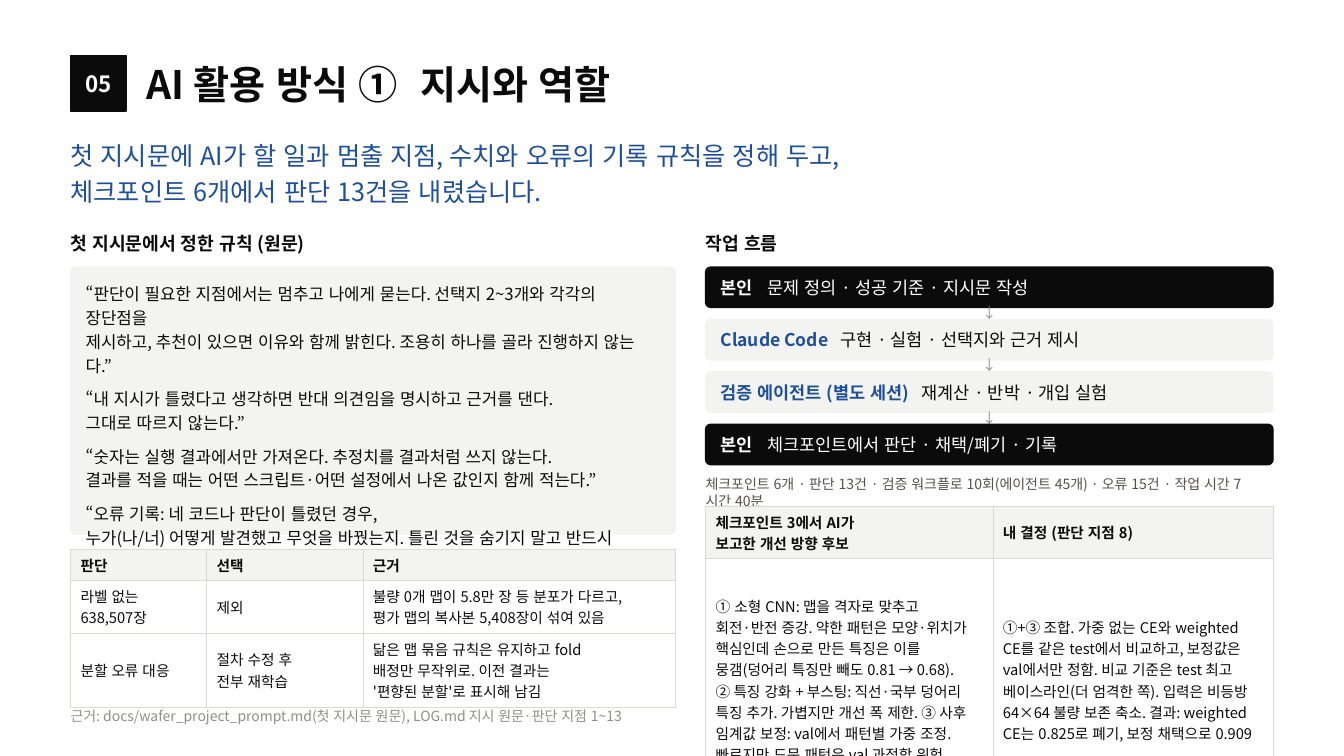
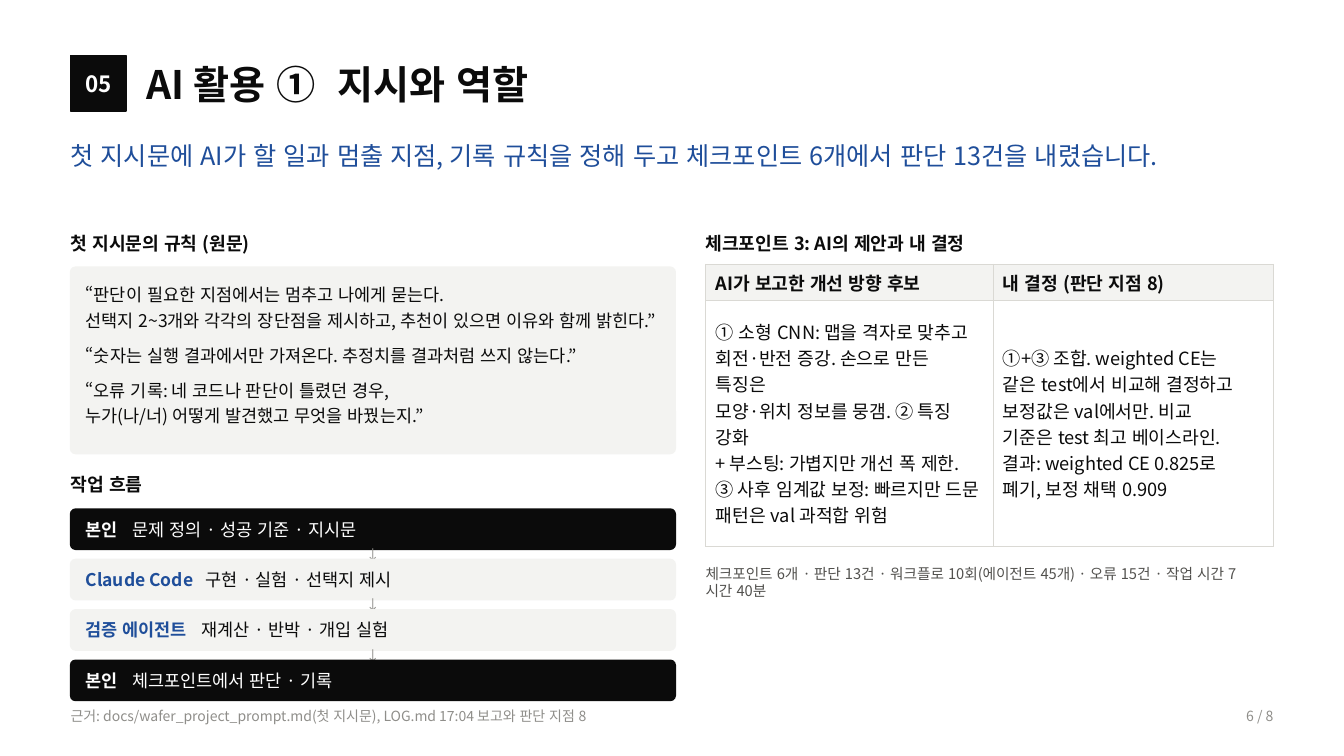
Before and after one commit to sl2ver/wm811k-wafer-defect-classification, a slide deck: slide 6 of portfolio/portfolio.pptx. Drawn at 1344x756 pixels with LibreOffice and Linux fonts; fonts in the diff are those of the drawing. Boxes give left, top, right and bottom in pixels: in the first picture for what was removed or moved away, otherwise in the second. Text is boxed around its words. In the diff, an @@ line names an element or a change of style, - is before the commit and + after.

```diff
--- a/portfolio/portfolio.pptx
+++ b/portfolio/portfolio.pptx
@@ text at (146, 65, 528, 103): text changed @@
-AI 활용 방식 ① 지시와 역할
+AI 활용 ① 지시와 역할
@@ text at (71, 144, 1158, 170): text changed @@
-첫 지시문에 AI가 할 일과 멈출 지점, 수치와 오류의 기록 규칙을 정해 두고,
-체크포인트 6개에서 판단 13건을 내렸습니다.
+첫 지시문에 AI가 할 일과 멈출 지점, 기록 규칙을 정해 두고 체크포인트 6개에서 판단 13건을 내렸습니다.
@@ text at (71, 234, 250, 254): text changed @@
-첫 지시문에서 정한 규칙 (원문)
+첫 지시문의 규칙 (원문)
@@ text added at (706, 234, 964, 252), 13 pt, text #0B0B0B, bold @@
+체크포인트 3: AI의 제안과 내 결정
@@ rounded rectangle: place and size @@
-rounded rectangle at (71, 267, 676, 534)
+rounded rectangle at (71, 267, 676, 454)
@@ rounded rectangle at (71, 267, 676, 454): proportions changed @@
@@ table at (706, 264, 1273, 528) @@
-row 1, column 1: 체크포인트 3에서 AI가 보고한 개선 방향 후보
+row 1, column 1: AI가 보고한 개선 방향 후보
-row 2, column 1: ① 소형 CNN: 맵을 격자로 맞추고 회전·반전 증강. 약한 패턴은 모양·위치가 핵심인데 손으로 만든 특징은 이를 뭉갬(덩어리 특징만 빼도 0.81 → 0.68). ② 특징 강화 + 부스팅: 직선·국부 덩어리 특징 추가. 가볍지만 개선 폭 제한. ③ 사후 임계값 보정: val에서 패턴별 가중 조정. 빠르지만 드문 패턴은 val 과적합 위험
+row 2, column 1: ① 소형 CNN: 맵을 격자로 맞추고 회전·반전 증강. 손으로 만든 특징은 모양·위치 정보를 뭉갬. ② 특징 강화 + 부스팅: 가볍지만 개선 폭 제한. ③ 사후 임계값 보정: 빠르지만 드문 패턴은 val 과적합 위험
-row 2, column 2: ①+③ 조합. 가중 없는 CE와 weighted CE를 같은 test에서 비교하고, 보정값은 val에서만 정함. 비교 기준은 test 최고 베이스라인(더 엄격한 쪽). 입력은 비등방 64×64 불량 보존 축소. 결과: weighted CE는 0.825로 폐기, 보정 채택으로 0.909
+row 2, column 2: ①+③ 조합. weighted CE는 같은 test에서 비교해 결정하고 보정값은 val에서만. 비교 기준은 test 최고 베이스라인. 결과: weighted CE 0.825로 폐기, 보정 채택 0.909
@@ size 10.5 to 13 pt in "내 결정 (판단 지점 8)" @@
@@ table: place and size @@
-table at (706, 506, 1273, 746)
+table at (706, 264, 1273, 528)
@@ text at (86, 286, 656, 426): text changed; size 12 to 12.5 pt @@
-“판단이 필요한 지점에서는 멈추고 나에게 묻는다. 선택지 2~3개와 각각의 장단점을
-제시하고, 추천이 있으면 이유와 함께 밝힌다. 조용히 하나를 골라 진행하지 않는다.”
-“내 지시가 틀렸다고 생각하면 반대 의견임을 명시하고 근거를 댄다.
-그대로 따르지 않는다.”
-“숫자는 실행 결과에서만 가져온다. 추정치를 결과처럼 쓰지 않는다.
-결과를 적을 때는 어떤 스크립트·어떤 설정에서 나온 값인지 함께 적는다.”
-“오류 기록: 네 코드나 판단이 틀렸던 경우,
-누가(나/너) 어떻게 발견했고 무엇을 바꿨는지. 틀린 것을 숨기지 말고 반드시 남긴다.”
-“각 체크포인트(★)에서는 반드시 멈추고 나에게 보고한 뒤 지시를 기다린다.”
+“판단이 필요한 지점에서는 멈추고 나에게 묻는다.
+선택지 2~3개와 각각의 장단점을 제시하고, 추천이 있으면 이유와 함께 밝힌다.”
+“숫자는 실행 결과에서만 가져온다. 추정치를 결과처럼 쓰지 않는다.”
+“오류 기록: 네 코드나 판단이 틀렸던 경우,
+누가(나/너) 어떻게 발견했고 무엇을 바꿨는지.”
@@ text "작업 흐름": place and size @@
-text "작업 흐름" at (706, 234, 777, 252)
+text "작업 흐름" at (71, 475, 142, 493)
@@ rounded rectangle: place and size @@
-rounded rectangle at (706, 267, 1273, 308)
+rounded rectangle at (71, 509, 676, 549)
@@ text at (86, 521, 356, 538): text changed @@
-본인 문제 정의 · 성공 기준 · 지시문 작성
+본인 문제 정의 · 성공 기준 · 지시문
@@ rounded rectangle: place and size @@
-rounded rectangle at (706, 320, 1273, 360)
+rounded rectangle at (71, 560, 676, 600)
@@ table removed at (71, 549, 676, 702), 3 rows, 3 columns @@
-판단 | 선택 | 근거
-라벨 없는 638,507장 | 제외 | 불량 0개 맵이 5.8만 장 등 분포가 다르고, 평가 맵의 복사본 5,408장이 섞여 있음
-분할 오류 대응 | 절차 수정 후 전부 재학습 | 닮은 맵 묶음 규칙은 유지하고 fold 배정만 무작위로. 이전 결과는 '편향된 분할'로 표시해 남김
@@ text at (706, 567, 1224, 597): text changed; size 10 to 10.5 pt @@
-체크포인트 6개 · 판단 13건 · 검증 워크플로 10회(에이전트 45개) · 오류 15건 · 작업 시간 7시간 40분
+체크포인트 6개 · 판단 13건 · 워크플로 10회(에이전트 45개) · 오류 15건 · 작업 시간 7시간 40분
@@ text at (86, 571, 392, 588): text changed @@
-Claude Code 구현 · 실험 · 선택지와 근거 제시
+Claude Code 구현 · 실험 · 선택지 제시
@@ rounded rectangle: place and size @@
-rounded rectangle at (706, 372, 1273, 412)
+rounded rectangle at (71, 610, 676, 650)
@@ text at (86, 621, 388, 638): text changed; text colour #1F4E9A to #0B0B0B; bold off @@
-검증 에이전트 (별도 세션) 재계산 · 반박 · 개입 실험
+검증 에이전트 재계산 · 반박 · 개입 실험
@@ 3 texts: place and size @@
-3 texts at (974, 304, 1004, 425)
+3 texts at (358, 546, 388, 663)
@@ rounded rectangle: place and size @@
-rounded rectangle at (706, 424, 1273, 465)
+rounded rectangle at (71, 660, 676, 701)
@@ text at (86, 672, 333, 689): text changed @@
-본인 체크포인트에서 판단 · 채택/폐기 · 기록
+본인 체크포인트에서 판단 · 기록
@@ text at (71, 709, 587, 724): text changed @@
-근거: docs/wafer_project_prompt.md(첫 지시문 원문), LOG.md 지시 원문·판단 지점 1~13
+근거: docs/wafer_project_prompt.md(첫 지시문), LOG.md 17:04 보고와 판단 지점 8
```
Also in this commit, not shown: 6 other slides changed, 15 other files.
